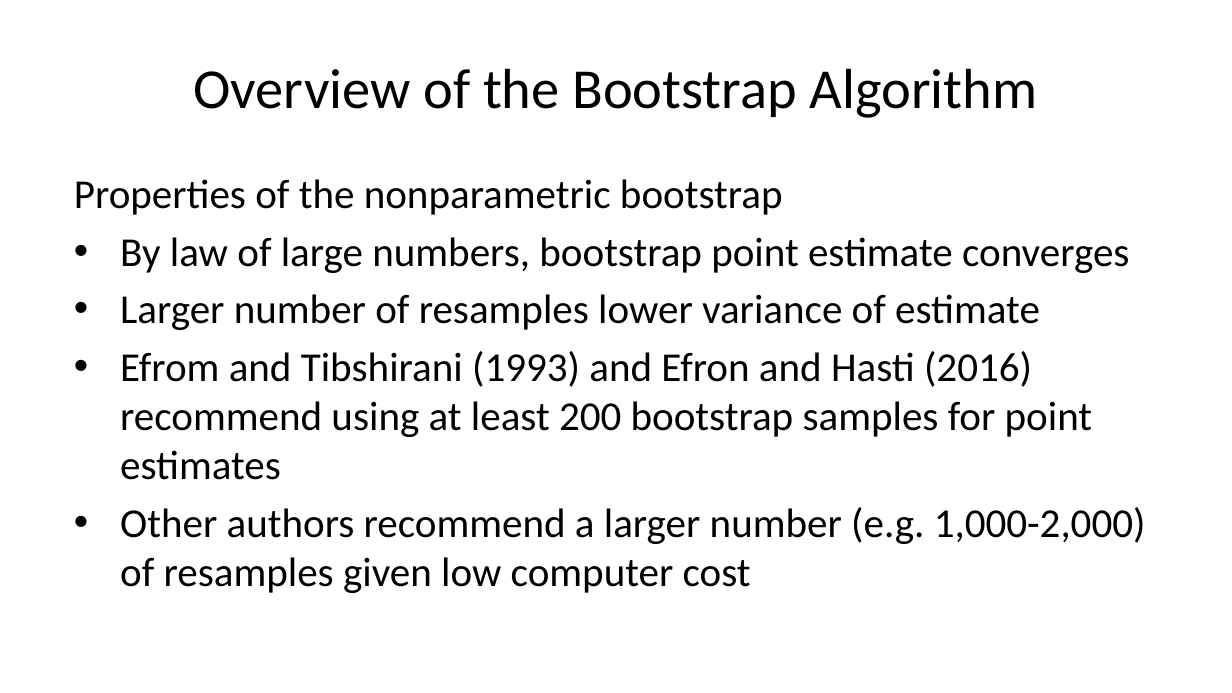
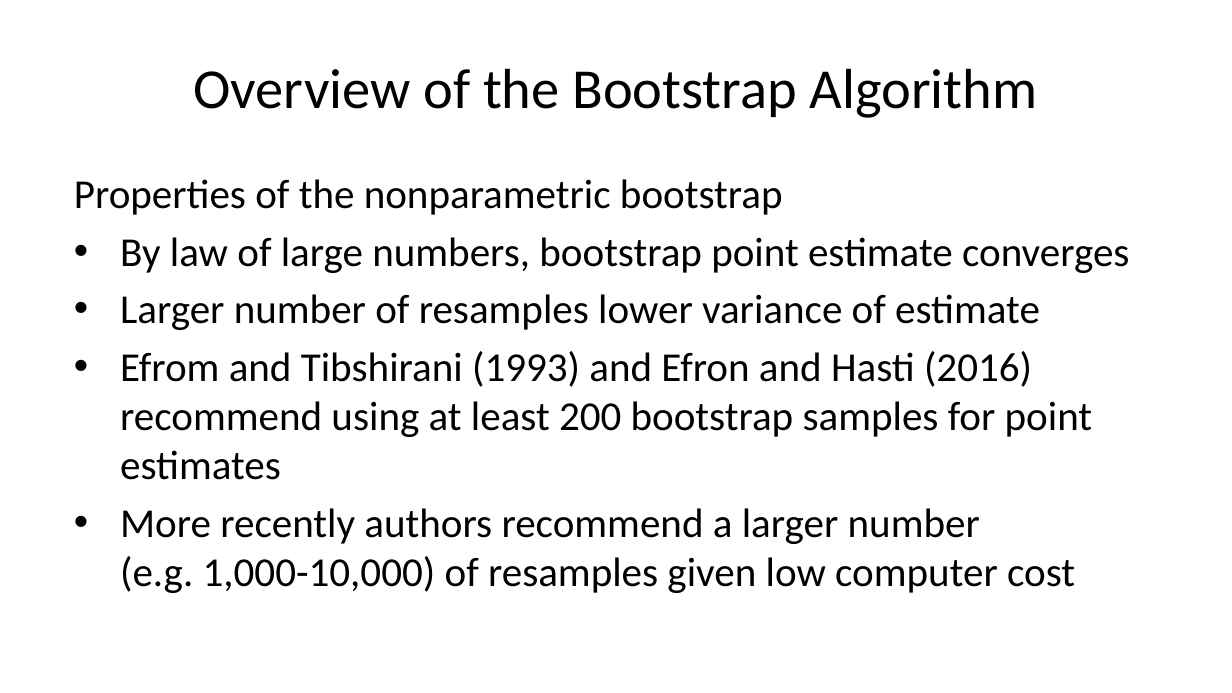
Before and after one commit to StephenElston/CSCI-E-83, a slide deck: slide 12 of LectureSlides/06b_IntroductionToBootstrap.pptx. Drawn at 1232x693 pixels with LibreOffice and Linux fonts; fonts in the diff are those of the drawing. Boxes give left, top, right and bottom in pixels: in the first picture for what was removed or moved away, otherwise in the second. Text is boxed around its words. In the diff, an @@ line names an element or a change of style, - is before the commit and + after.

```diff
--- a/LectureSlides/06b_IntroductionToBootstrap.pptx
+++ b/LectureSlides/06b_IntroductionToBootstrap.pptx
@@ text at [120,508,1075,593]: text changed @@
-• Other authors recommend a larger number (e.g. 1,000-2,000) of resamples given low computer cost
+• More recently authors recommend a larger number (e.g. 1,000-10,000) of resamples given low computer cost
```
Also in this commit, not shown: 10 other slides changed, 1 other file.
